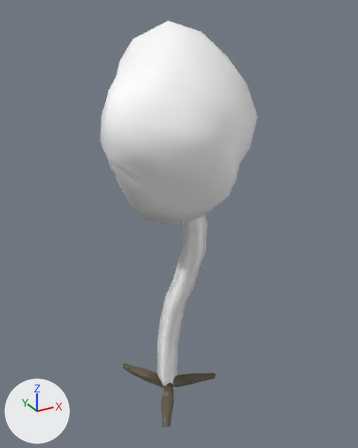
The FBX model Assets/GameWorld/Board/Cells/Forest/Models/Trees/2_N4/Arbol2_N4.fbx, before and after one commit.
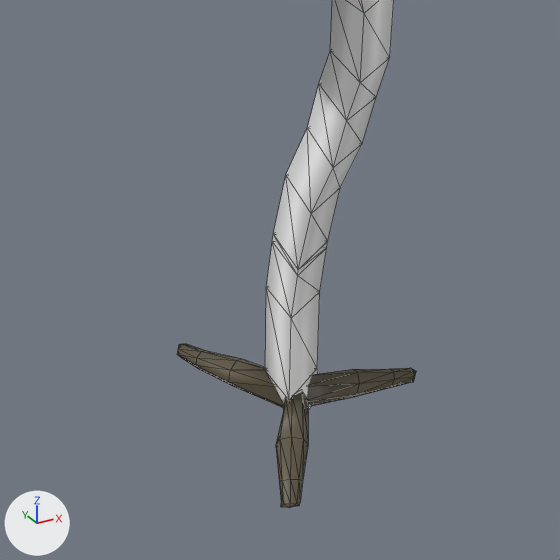
Old and new are each drawn whole from a 50 mm camera at (-0.508, -0.982, 0.985) aimed at (0.014, -0.034, 0.511) and again close up on the part from 15% to 76% of the width and 51% to 100% of the height. Lighting does not change. The marker at lower left points along +X, +Y and +Z. The close-ups show mesh edges as thin lines. Where no turn or scale is listed for an object, it has been applied to the vertices. Vertices at the same position are counted once.
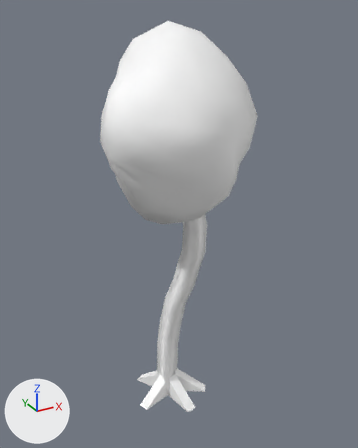
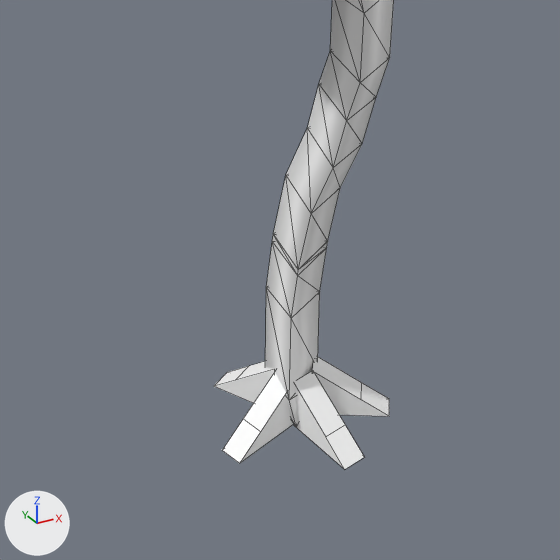
The newer file is also turned or shifted as a whole; pictures and numbers use the older file's frame.

What differs and where, as boxes (x1, y1, x2, y2) in the close-ups (560 x 560 px):
'polySurface3', reshaped
    before: (177, 0, 416, 508)
    after: (214, 0, 394, 469)
part 1 of me_mesh, rebuilt
    before: (177, 344, 283, 408)
    after: (214, 361, 274, 403)
part 2 of me_mesh, deleted
    before: (276, 392, 308, 508)
part 3 of me_mesh, deleted
    before: (307, 368, 416, 406)
part 4 of me_mesh, built on
    before: (268, 369, 318, 410)
    after: (222, 357, 389, 469)

What the commit changed:
me_mesh is used by ob_polysurface3; location (0.0, 0.0, 0.0).
me_mesh had 282 vertices, 390 faces and spanned x -0.19..0.178, y -0.221..0.135, z -0.005..0.958.
me_mesh no longer uses material mat_lambert1 (brown #5c5442).
me_mesh now has 202 vertices, 213 faces and spans x -0.19..0.178, y -0.221..0.129, z -0.015..0.958.
me_mesh part 1: the loose piece of 40 vertices spanning x -0.089..0.001, y -0.004..0.135, z -0.005..0.032 is rebuilt with 8 vertices and now spans x -0.063..0.003, y 0.009..0.097, z -0.015..0.047, in mat_arbol2_n4 (its picture is missing).
me_mesh part 2: the loose piece of 40 vertices spanning x -0.084..0.009, y -0.137..-0.006, z -0.003..0.034 is deleted.
me_mesh part 3: the loose piece of 40 vertices spanning x -0.002..0.137, y -0.038..0.02, z -0.004..0.033 is deleted.
Part 4, on me_mesh:
5 vertices move from x -0.015..0.03, y -0.029..0.029, z -0.004 to x -0.015..0.03, y -0.029..0.029, z -0.006..0.017.
26 vertices are added at x -0.097..0.1, y -0.101..0.091, z -0.013..0.048.
6 new vertices lie (0.0, 0.0, 0.06) away from vertices in x -0.013..0.028, y -0.018..0.012, z -0.013.
24 new faces join them.
